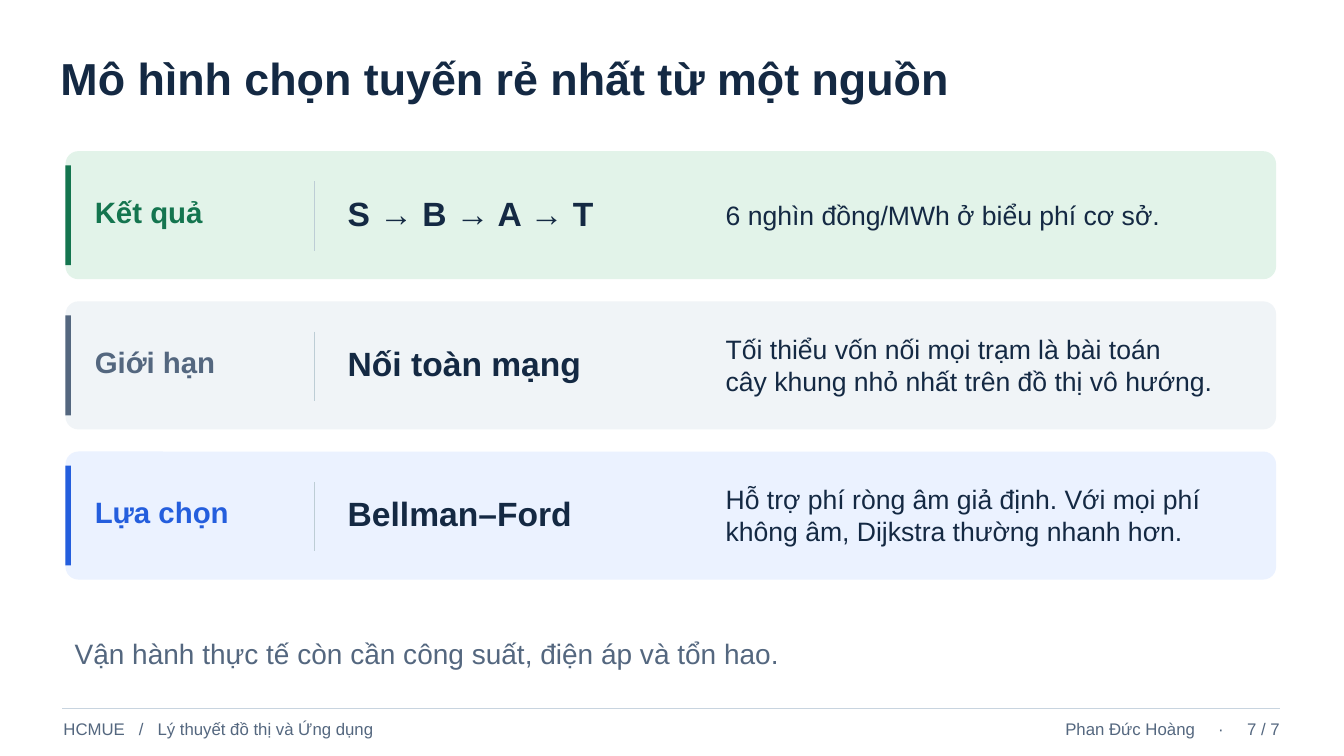
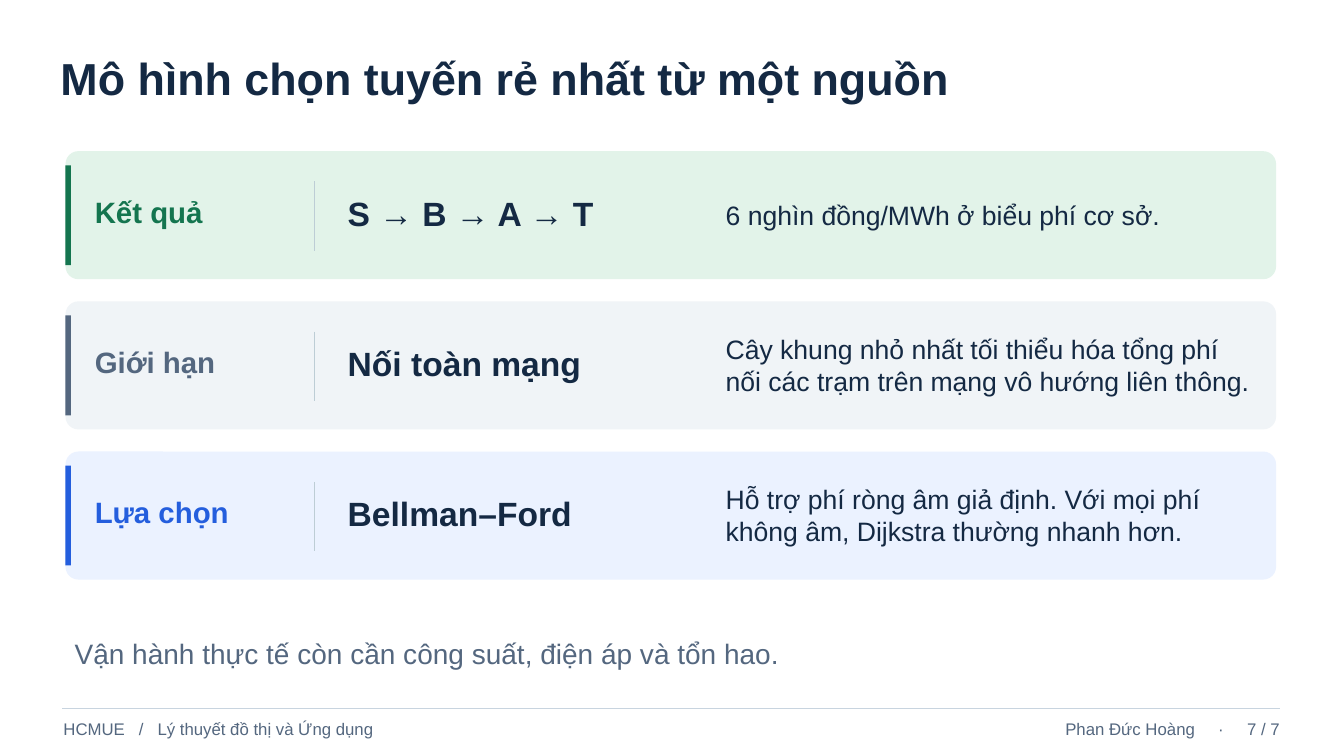
Before and after one commit to saolaisaanh123-web/-ng-d-ng-thu-t-to-n-Ford-Bellman-trong-thi-t-k-m-ng-i-n-ti-t-ki-m-chi-ph-, a slide deck: slide 7 of Document/Slides/Bellman-Ford-Phan-Duc-Hoang.pptx. Drawn at 1344x756 pixels with LibreOffice and Linux fonts; fonts in the diff are those of the drawing. Boxes give left, top, right and bottom in pixels: in the first picture for what was removed or moved away, otherwise in the second. Text is boxed around its words. In the diff, an @@ line names an element or a change of style, - is before the commit and + after.

```diff
--- a/Document/Slides/Bellman-Ford-Phan-Duc-Hoang.pptx
+++ b/Document/Slides/Bellman-Ford-Phan-Duc-Hoang.pptx
@@ text at (726,338,1249,396): text changed @@
-Tối thiểu vốn nối mọi trạm là bài toán
-cây khung nhỏ nhất trên đồ thị vô hướng.
+Cây khung nhỏ nhất tối thiểu hóa tổng phí
+nối các trạm trên mạng vô hướng liên thông.
```
Also in this commit, not shown: 20 other files.
